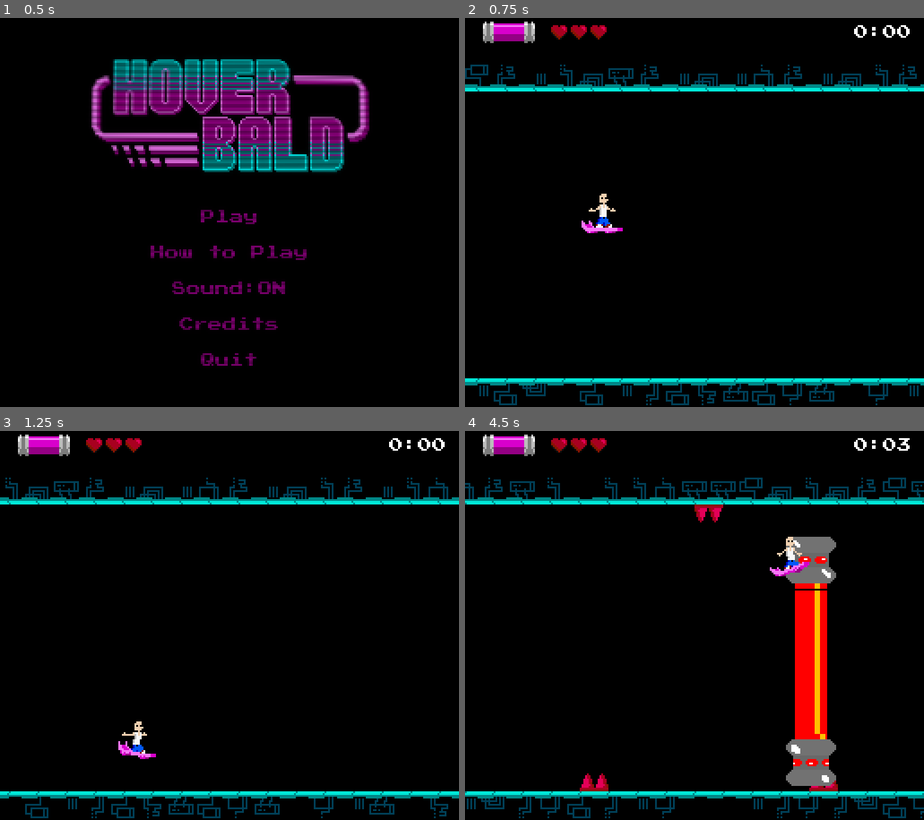
Above: before the commit, frames 1-4 (two rows, left to right).
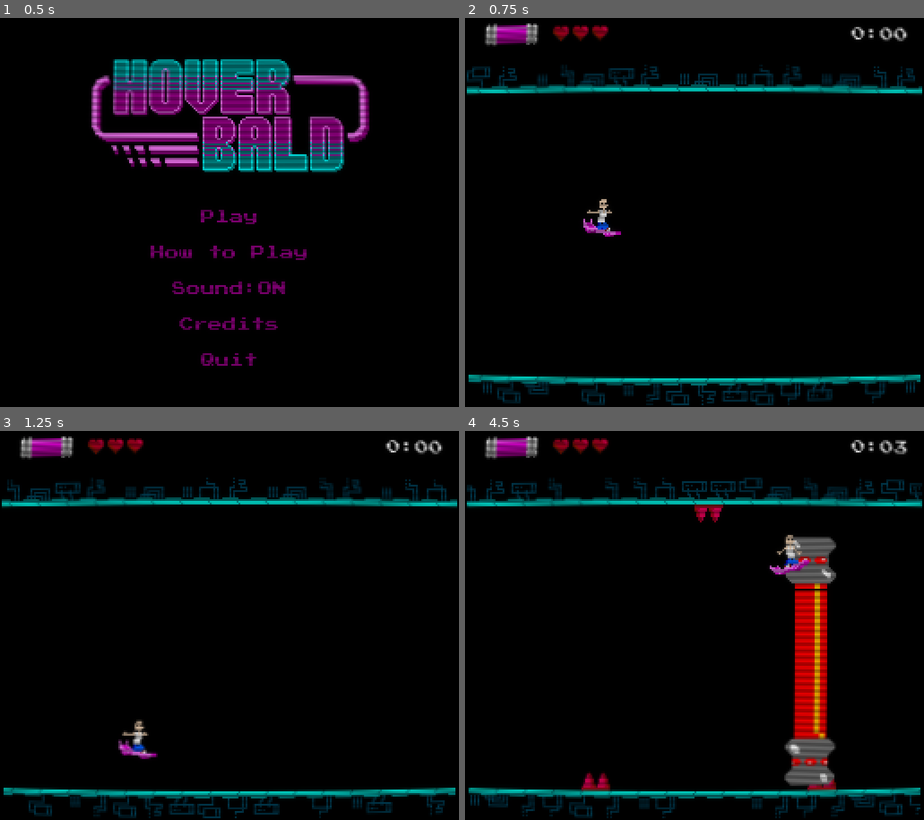
Above: after the commit, the same moments.

Repository: kernel00ps/Hoverbald
Game: Godot game, scene res://scenes/main_menu.tscn
The game is run twice, just before and just after one commit, with the same random seed, the same clock (stepped at 60 frames per second) and the same inputs. Sound files missing from this copy of the repository are replaced by a short silence.
Inputs:
- Up to frame 1 (0.5 s): no input
- Up to frame 2 (0.75 s): click "Play" at 0.5 s
- Up to frame 3 (1.25 s): no input
- Up to frame 4 (4.5 s): hold D (RIGHT) 1.28-2.03 s; hold S (DOWN) 2.03-2.78 s; hold D (RIGHT) 2.78-3.53 s; hold Space (UP) 3.53-4.28 s; hold A (LEFT) from 4.28 s (still down)

Frame 1 is identical in both runs. In frame 2, 8.3% of the frame differs, in the area x 0-100%, y 0-100%; in frame 3, 8.2%; in frame 4, 13%.

Commit message:
Update player animation.

Diff:
--- a/scenes/main.tscn
+++ b/scenes/main.tscn
@@ -56,7 +56,6 @@
 stream = ExtResource("14_jf2fu")
 
 [node name="CRT" parent="." instance=ExtResource("15_d0751")]
-visible = false
 
 [connection signal="timeout" from="ObstacleTimer" to="." method="_on_obstacle_timer_timeout"]
 [connection signal="timeout" from="EnergyTimer" to="." method="_on_energy_timer_timeout"]
--- a/scenes/player.tscn
+++ b/scenes/player.tscn
@@ -1,30 +1,14 @@
-[gd_scene load_steps=16 format=3 uid="uid://cs580vr1jmwkj"]
+[gd_scene load_steps=19 format=3 uid="uid://cs580vr1jmwkj"]
 
 [ext_resource type="Script" path="res://scripts/player.gd" id="1_ghomb"]
 [ext_resource type="Texture2D" uid="uid://ukhe765kh6xx" path="res://assets/sprites/player_movement_32x32.png" id="2_alsec"]
 
 [sub_resource type="RectangleShape2D" id="RectangleShape2D_ll60y"]
-size = Vector2(15, 19)
-
-[sub_resource type="Animation" id="Animation_r7el7"]
-resource_name = "flying"
-length = 1.7
-loop_mode = 1
-tracks/0/type = "value"
-tracks/0/imported = false
-tracks/0/enabled = true
-tracks/0/path = NodePath("Sprite2D:frame")
-tracks/0/interp = 0
-tracks/0/loop_wrap = true
-tracks/0/keys = {
-"times": PackedFloat32Array(0, 0.266667, 0.833333, 1.1),
-"transitions": PackedFloat32Array(1, 1, 1, 1),
-"update": 1,
-"values": [0, 3, 0, 4]
-}
+size = Vector2(12, 20)
 
 [sub_resource type="Animation" id="Animation_0qnfk"]
 length = 0.001
+loop_mode = 2
 tracks/0/type = "value"
 tracks/0/imported = false
 tracks/0/enabled = true
@@ -38,9 +22,9 @@
 "values": [0]
 }
 
-[sub_resource type="Animation" id="Animation_chwfh"]
-resource_name = "flying_up"
-length = 2.0
+[sub_resource type="Animation" id="Animation_r7el7"]
+resource_name = "flying"
+length = 1.7
 loop_mode = 1
 tracks/0/type = "value"
 tracks/0/imported = false
@@ -49,10 +33,10 @@
 tracks/0/interp = 0
 tracks/0/loop_wrap = true
 tracks/0/keys = {
-"times": PackedFloat32Array(0, 0.166667, 0.366667, 2.33333, 2.6, 2.96667),
-"transitions": PackedFloat32Array(1, 1, 1, 1, 1, 1),
+"times": PackedFloat32Array(0),
+"transitions": PackedFloat32Array(1),
 "update": 1,
-"values": [0, 3, 1, 0, 4, 1]
+"values": [0]
 }
 
 [sub_resource type="Animation" id="Animation_w6bhx"]
@@ -66,10 +50,57 @@
 tracks/0/interp = 0
 tracks/0/loop_wrap = true
 tracks/0/keys = {
-"times": PackedFloat32Array(0, 0.166667, 0.366667, 2.5, 2.76667, 3.13333),
-"transitions": PackedFloat32Array(1, 1, 1, 1, 1, 1),
+"times": PackedFloat32Array(0),
+"transitions": PackedFloat32Array(1),
 "update": 1,
-"values": [0, 3, 2, 0, 4, 2]
+"values": [2]
+}
+
+[sub_resource type="Animation" id="Animation_chwfh"]
+resource_name = "flying_up"
+length = 2.0
+loop_mode = 1
+tracks/0/type = "value"
+tracks/0/imported = false
+tracks/0/enabled = true
+tracks/0/path = NodePath("Sprite2D:frame")
+tracks/0/interp = 0
+tracks/0/loop_wrap = true
+tracks/0/keys = {
+"times": PackedFloat32Array(0),
+"transitions": PackedFloat32Array(1),
+"update": 1,
+"values": [1]
+}
+
+[sub_resource type="Animation" id="Animation_kelc7"]
+resource_name = "flying_left"
+tracks/0/type = "value"
+tracks/0/imported = false
+tracks/0/enabled = true
+tracks/0/path = NodePath("Sprite2D:frame")
+tracks/0/interp = 1
+tracks/0/loop_wrap = true
+tracks/0/keys = {
+"times": PackedFloat32Array(0),
+"transitions": PackedFloat32Array(1),
+"update": 1,
+"values": [3]
+}
+
+[sub_resource type="Animation" id="Animation_mqg8v"]
+resource_name = "flying_right"
+tracks/0/type = "value"
+tracks/0/imported = false
+tracks/0/enabled = true
+tracks/0/path = NodePath("Sprite2D:frame")
+tracks/0/interp = 1
+tracks/0/loop_wrap = true
+tracks/0/keys = {
+"times": PackedFloat32Array(0),
+"transitions": PackedFloat32Array(1),
+"update": 1,
+"values": [4]
 }
 
 [sub_resource type="AnimationLibrary" id="AnimationLibrary_ttoq1"]
@@ -77,30 +108,37 @@
 "RESET": SubResource("Animation_0qnfk"),
 "flying": SubResource("Animation_r7el7"),
 "flying_down": SubResource("Animation_w6bhx"),
+"flying_left": SubResource("Animation_kelc7"),
+"flying_right": SubResource("Animation_mqg8v"),
 "flying_up": SubResource("Animation_chwfh")
 }
 
 [sub_resource type="AnimationNodeAnimation" id="AnimationNodeAnimation_wcp71"]
 animation = &"flying_up"
 
-[sub_resource type="AnimationNodeAnimation" id="AnimationNodeAnimation_axeqk"]
-animation = &"flying"
-
-[sub_resource type="AnimationNodeAnimation" id="AnimationNodeAnimation_dt7af"]
-animation = &"flying"
-
 [sub_resource type="AnimationNodeAnimation" id="AnimationNodeAnimation_quvsj"]
 animation = &"flying_down"
+
+[sub_resource type="AnimationNodeAnimation" id="AnimationNodeAnimation_p23ap"]
+animation = &"flying_left"
+
+[sub_resource type="AnimationNodeAnimation" id="AnimationNodeAnimation_l4g6l"]
+animation = &"flying_right"
+
+[sub_resource type="AnimationNodeAnimation" id="AnimationNodeAnimation_sy8bp"]
+animation = &"flying"
 
 [sub_resource type="AnimationNodeBlendSpace2D" id="AnimationNodeBlendSpace2D_hnhy5"]
 blend_point_0/node = SubResource("AnimationNodeAnimation_wcp71")
 blend_point_0/pos = Vector2(0, -1)
-blend_point_1/node = SubResource("AnimationNodeAnimation_axeqk")
-blend_point_1/pos = Vector2(-1, 0)
-blend_point_2/node = SubResource("AnimationNodeAnimation_dt7af")
-blend_point_2/pos = Vector2(1, 0)
-blend_point_3/node = SubResource("AnimationNodeAnimation_quvsj")
-blend_point_3/pos = Vector2(0, 1)
+blend_point_1/node = SubResource("AnimationNodeAnimation_quvsj")
+blend_point_1/pos = Vector2(0, 1)
+blend_point_2/node = SubResource("AnimationNodeAnimation_p23ap")
+blend_point_2/pos = Vector2(-1, 0)
+blend_point_3/node = SubResource("AnimationNodeAnimation_l4g6l")
+blend_point_3/pos = Vector2(1, 0)
+blend_point_4/node = SubResource("AnimationNodeAnimation_sy8bp")
+blend_point_4/pos = Vector2(0, 0)
 blend_mode = 1
 
 [sub_resource type="AnimationNodeStateMachineTransition" id="AnimationNodeStateMachineTransition_kko8x"]
@@ -109,16 +147,17 @@
 [sub_resource type="AnimationNodeStateMachine" id="AnimationNodeStateMachine_4f6ul"]
 states/End/position = Vector2(901, 100)
 states/Flying/node = SubResource("AnimationNodeBlendSpace2D_hnhy5")
-states/Flying/position = Vector2(665, 123)
+states/Flying/position = Vector2(596, 100)
 states/Start/position = Vector2(297, 123)
 transitions = ["Start", "Flying", SubResource("AnimationNodeStateMachineTransition_kko8x")]
+graph_offset = Vector2(0, -29.8443)
 
 [node name="Player" type="CharacterBody2D"]
 collision_mask = 6
 script = ExtResource("1_ghomb")
 
 [node name="CollisionShape2D" type="CollisionShape2D" parent="."]
-position = Vector2(-1.5, -1.5)
+position = Vector2(-1, -1)
 shape = SubResource("RectangleShape2D_ll60y")
 
 [node name="AnimationPlayer" type="AnimationPlayer" parent="."]
@@ -135,4 +174,4 @@
 [node name="AnimationTree" type="AnimationTree" parent="."]
 tree_root = SubResource("AnimationNodeStateMachine_4f6ul")
 anim_player = NodePath("../AnimationPlayer")
-parameters/Flying/blend_position = Vector2(-0.95119, 0.2)
+parameters/Flying/blend_position = Vector2(-0.302944, -0.513889)
Not shown: 1 places in scenes/main.tscn that only renumber resources
